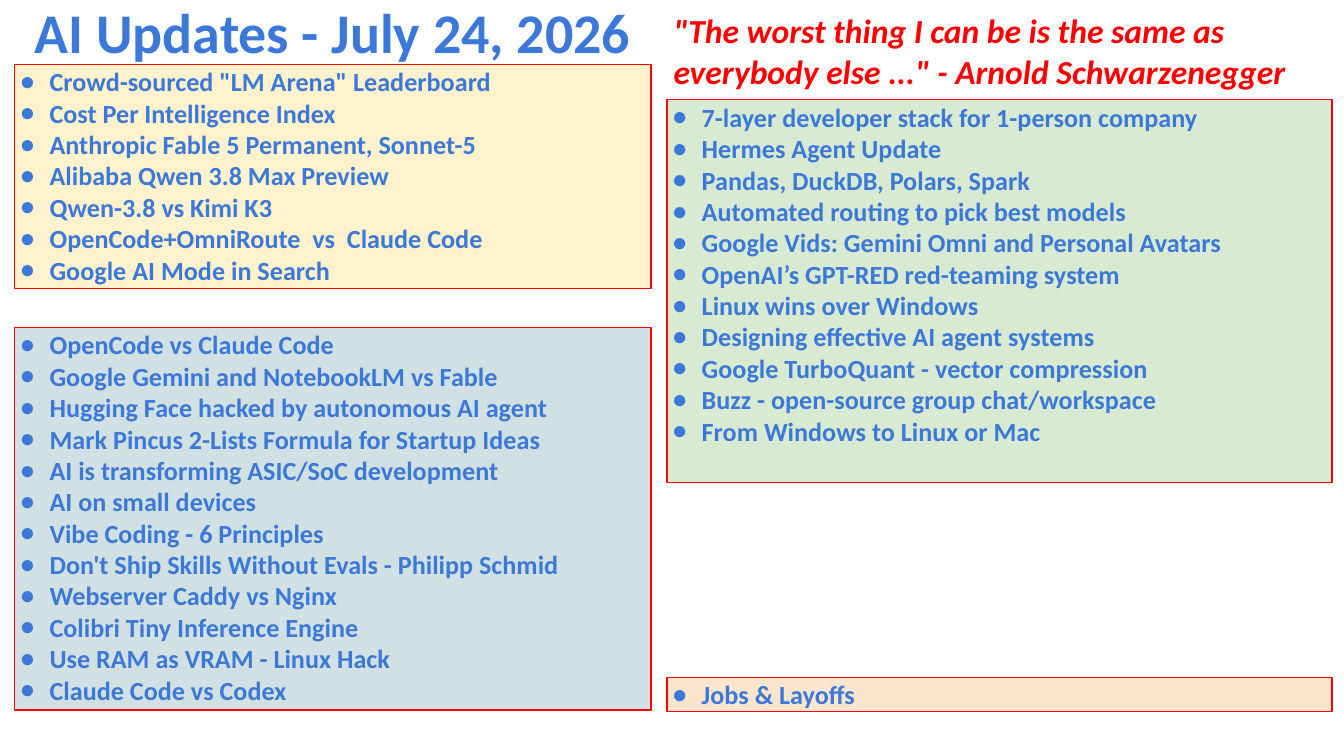
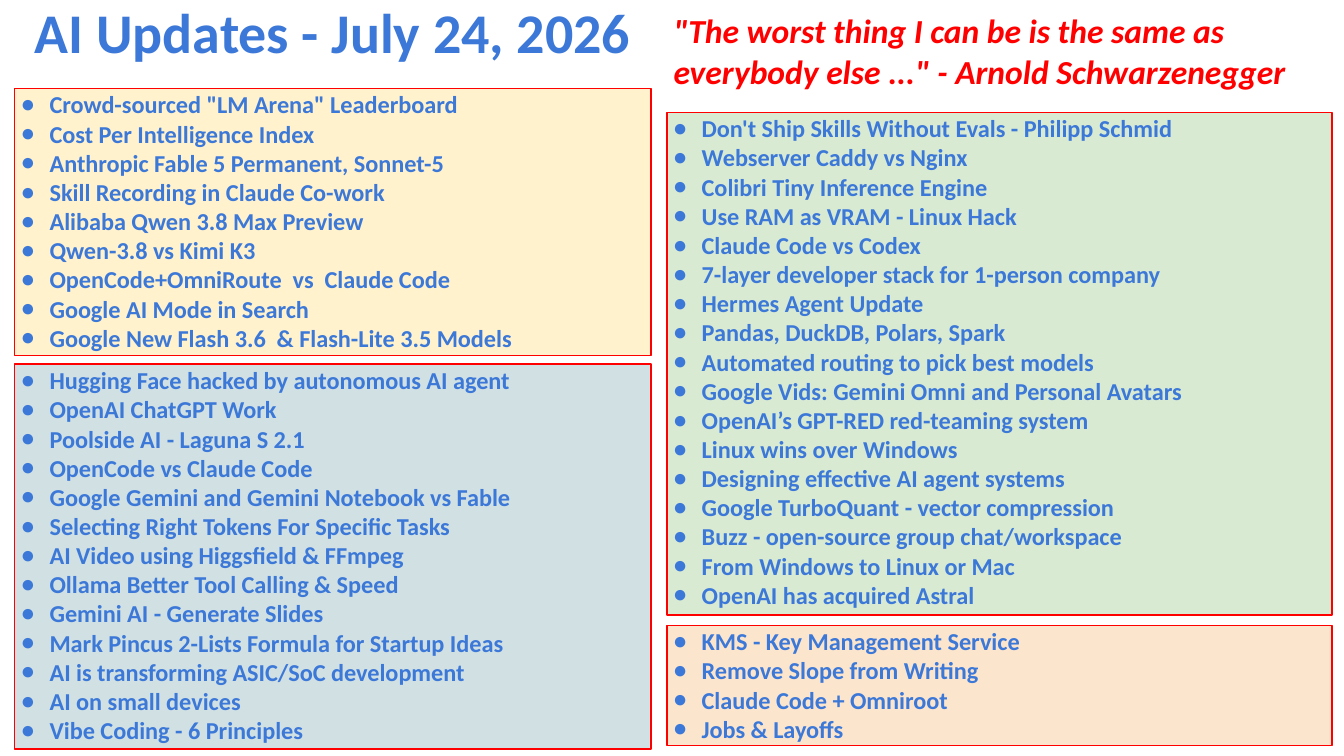
Before and after one commit to lselector/seminar, a slide deck: slide 1 of 2026/2026-07-24-AI-Updates.pptx. Drawn at 1344x756 pixels with LibreOffice and Linux fonts; fonts in the diff are those of the drawing. Boxes give left, top, right and bottom in pixels: in the first picture for what was removed or moved away, otherwise in the second. Text is boxed around its words. In the diff, an @@ line names an element or a change of style, - is before the commit and + after.

Commit message:
update

```diff
--- a/2026/2026-07-24-AI-Updates.pptx
+++ b/2026/2026-07-24-AI-Updates.pptx
@@ rectangle "Crowd-sourced "LM Arena" Leaderboard" resized from (x1=15, y1=65, x2=652, y2=289) to (x1=15, y1=89, x2=652, y2=356) @@
@@ text in rectangle at (x1=50, y1=96, x2=457, y2=322): size 14 to 13 pt in "Crowd-sourced "LM Arena" Leaderboard", "Cost Per Intelligence Index", "Anthropic Fable 5 Permanent, Sonnet-5", "Alibaba Qwen 3.8 Max Preview" and 3 more places @@
@@ rectangle "Don't Ship Skills Without Evals ..." resized from (x1=667, y1=99, x2=1332, y2=482) to (x1=667, y1=112, x2=1332, y2=614) @@
@@ text in rectangle at (x1=702, y1=120, x2=1172, y2=254): paragraphs added @@
+● Don't Ship Skills Without Evals - Philipp Schmid
+● Webserver Caddy vs Nginx
+● Colibri Tiny Inference Engine
+● Use RAM as VRAM - Linux Hack
+● Claude Code vs Codex
@@ text in rectangle at (x1=50, y1=184, x2=384, y2=205): paragraph added @@
+● Skill Recording in Claude Co-work
@@ text in rectangle at (x1=702, y1=266, x2=1182, y2=575): size 14 to 13 pt in "7-layer developer stack for 1-person company", "Hermes Agent Update", "Pandas, DuckDB, Polars, Spark", "Automated routing to pick best models" and 7 more places @@
@@ text in rectangle at (x1=50, y1=330, x2=512, y2=351): paragraph added @@
+● Google New Flash 3.6 & Flash-Lite 3.5 Models
@@ rectangle "Hugging Face hacked by autonomous ..." moved from (x1=15, y1=328, x2=652, y2=711) to (x1=15, y1=364, x2=652, y2=749) @@
@@ text in rectangle at (x1=50, y1=372, x2=510, y2=452): paragraphs added @@
+● Hugging Face hacked by autonomous AI agent
+● OpenAI ChatGPT Work
+● Poolside AI - Laguna S 2.1
@@ text in rectangle at (x1=50, y1=460, x2=503, y2=743): size 14 to 13 pt in "OpenCode vs Claude Code", "Mark Pincus 2-Lists Formula for Startup Ideas", "AI is transforming ASIC/SoC development", "AI on small devices" and 1 more places @@
@@ text in rectangle at (x1=50, y1=489, x2=511, y2=622): text changed; size 14 to 13 pt @@
-● Google Gemini and NotebookLM vs Fable
-● Hugging Face hacked by autonomous AI agent
+● Google Gemini and Gemini Notebook vs Fable
+● Selecting Right Tokens For Specific Tasks
+● AI Video using Higgsfield & FFmpeg
+● Ollama Better Tool Calling & Speed
+● Gemini AI - Generate Slides
@@ text in rectangle at (x1=50, y1=555, x2=558, y2=700): paragraphs removed @@
-● Don't Ship Skills Without Evals - Philipp Schmid
-● Webserver Caddy vs Nginx
-● Colibri Tiny Inference Engine
-● Use RAM as VRAM - Linux Hack
-● Claude Code vs Codex
@@ text in rectangle at (x1=702, y1=587, x2=974, y2=608): paragraph added @@
+● OpenAI has acquired Astral
@@ rectangle "KMS - Key Management Service" resized from (x1=667, y1=677, x2=1332, y2=712) to (x1=667, y1=625, x2=1332, y2=746) @@
@@ text in rectangle at (x1=702, y1=633, x2=1020, y2=709): paragraphs added @@
+● KMS - Key Management Service
+● Remove Slope from Writing
+● Claude Code + Omniroot
@@ text in rectangle at (x1=702, y1=721, x2=843, y2=742): size 14 to 13 pt in "Jobs & Layoffs" @@
```
Also in this commit, not shown: 9 other slides changed, 9 slides added, 1 slide removed.
